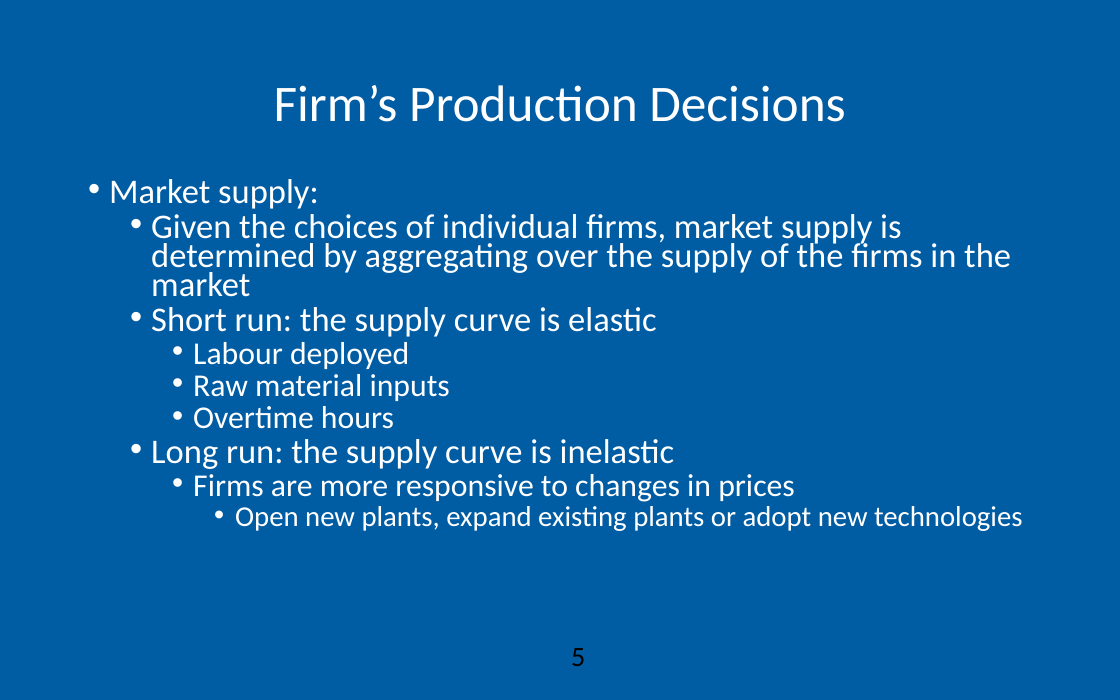
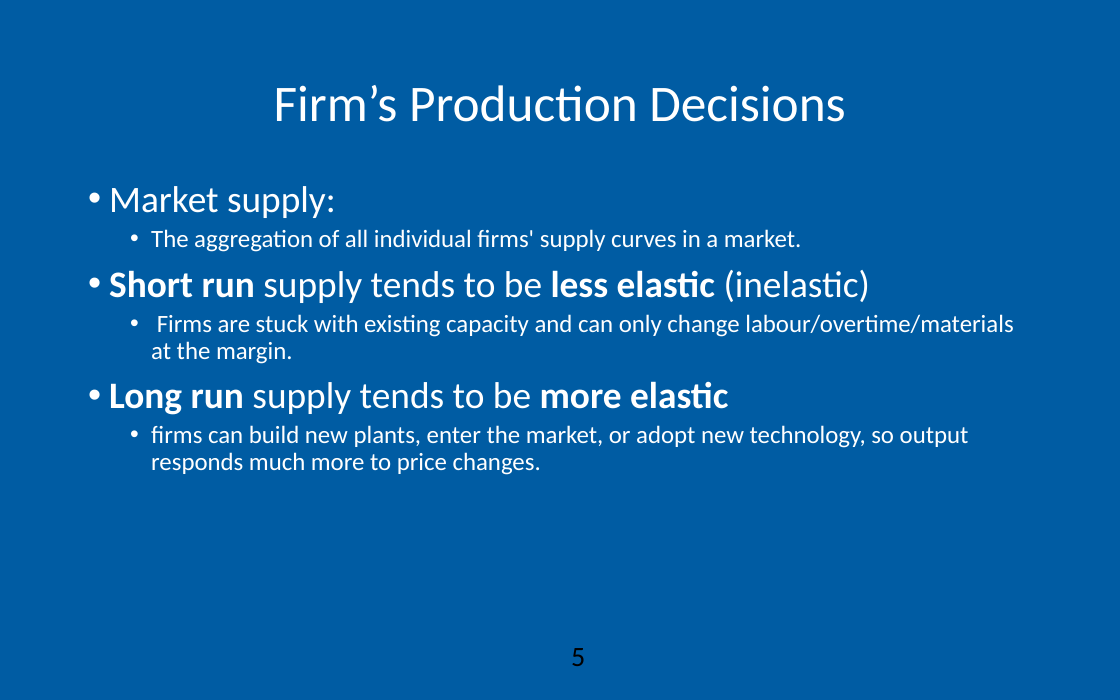
Before and after one commit to AEGDDI/idr305, a slide deck: slide 5 of lectures/L4.pptx. Drawn at 1120x700 pixels with LibreOffice and Linux fonts; fonts in the diff are those of the drawing; background and template pictures are left out. Boxes give left, top, right and bottom in pixels: in the first picture for what was removed or moved away, otherwise in the second. Text is boxed around its words. In the diff, an @@ line names an element or a change of style, - is before the commit and + after.

```diff
--- a/lectures/L4.pptx
+++ b/lectures/L4.pptx
@@ text at [109,186,336,218]: size 22.2 to 24 pt in "Market supply:"; line spacing 0.7 to 0.9 @@
@@ text at [109,229,1013,475]: text changed; size 22.2 to 16 pt @@
-  • Given the choices of individual firms, market supply is determined by aggregating over the supply of the firms in the market
-  • Short run: the supply curve is elastic
-    • Labour deployed
-    • Raw material inputs
-    • Overtime hours
-  • Long run: the supply curve is inelastic
-    • Firms are more responsive to changes in prices
-      • Open new plants, expand existing plants or adopt new technologies
+  • The aggregation of all individual firms' supply curves in a market.
+• Short run supply tends to be less elastic (inelastic)
+  • Firms are stuck with existing capacity and can only change labour/overtime/materials at the margin.
+• Long run supply tends to be more elastic
+  • firms can build new plants, enter the market, or adopt new technology, so output responds much more to price changes.
```
Also in this commit, not shown: 2 other slides changed, 1 slide added, 1 slide removed, 5 other files.
